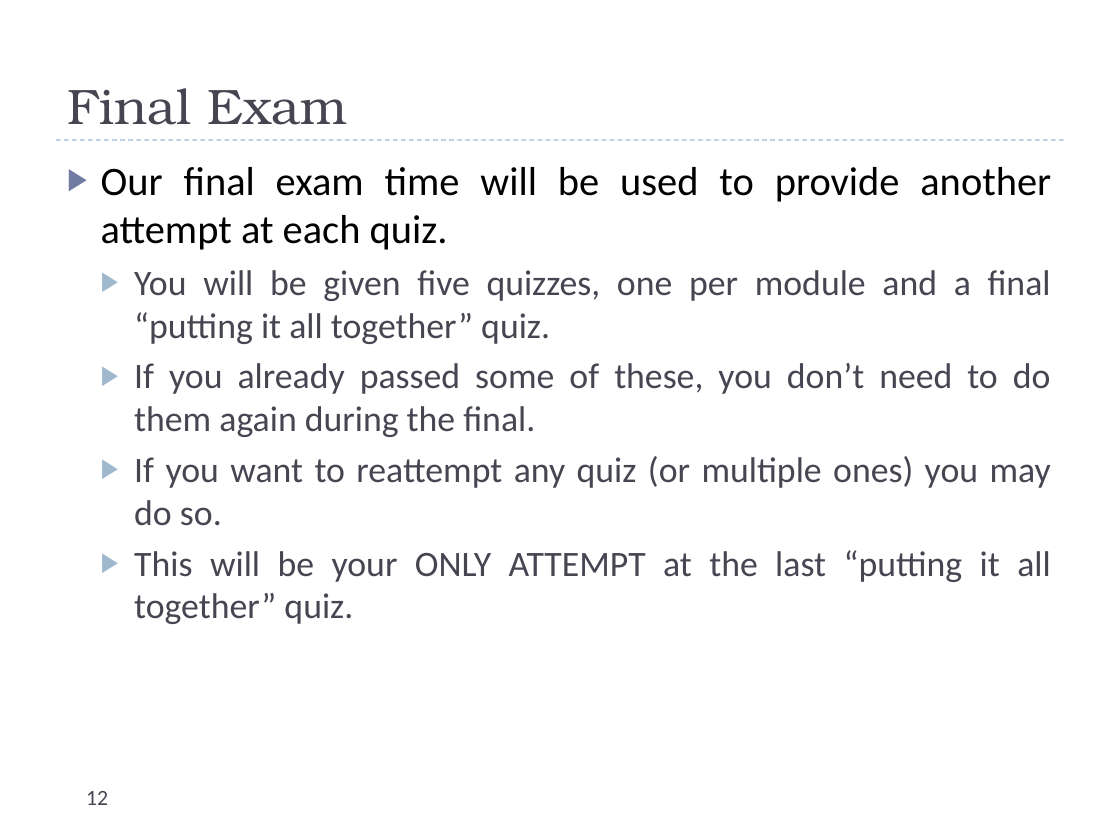
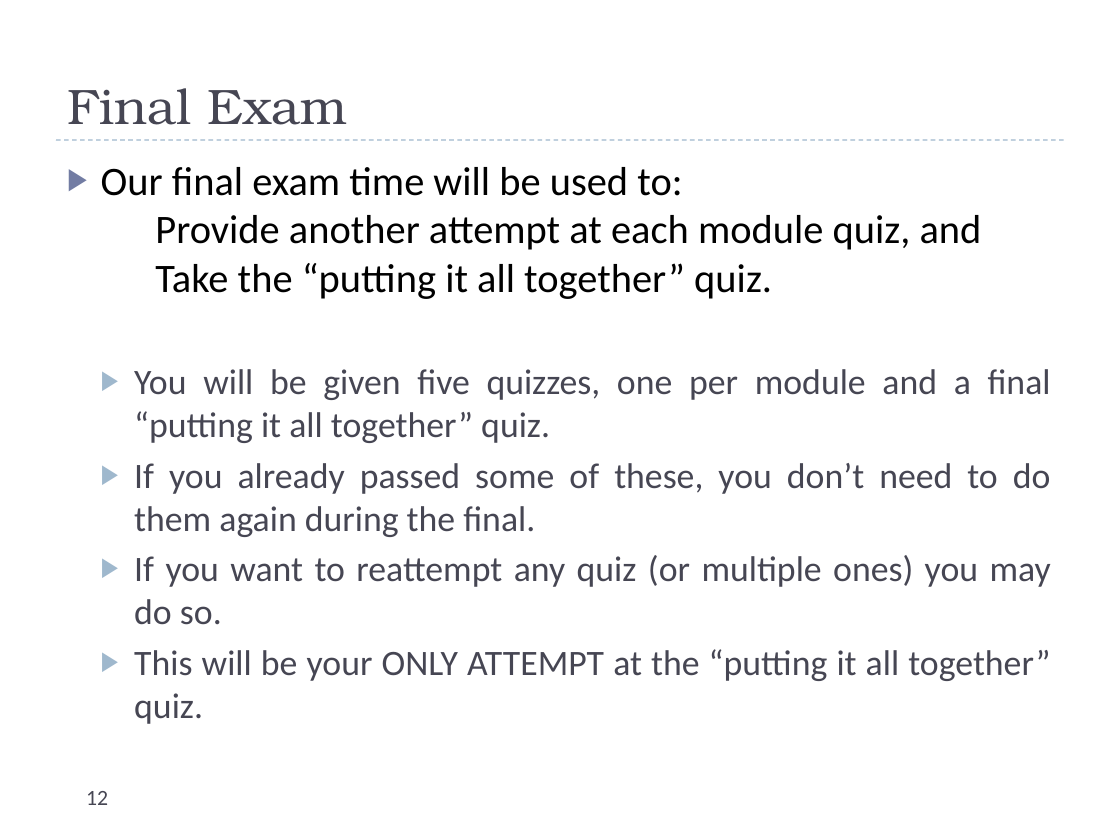
Before and after one commit to uva-cs/cs4102-f21, a slide deck: slide 12 of slides/courseintroduction.pptx. Drawn at 1120x840 pixels with LibreOffice and Linux fonts; fonts in the diff are those of the drawing. Boxes give left, top, right and bottom in pixels: in the first picture for what was removed or moved away, otherwise in the second. Text is boxed around its words. In the diff, an @@ line names an element or a change of style, - is before the commit and + after.

```diff
--- a/slides/courseintroduction.pptx
+++ b/slides/courseintroduction.pptx
@@ text at [101, 167, 982, 299]: text changed @@
-▶ Our final exam time will be used to provide another attempt at each quiz.
+▶ Our final exam time will be used to:
+  Provide another attempt at each module quiz, and
+  Take the “putting it all together” quiz.
@@ text at [134, 649, 1050, 724]: text changed @@
-  ▶ This will be your ONLY ATTEMPT at the last “putting it all together” quiz.
+  ▶ This will be your ONLY ATTEMPT at the “putting it all together” quiz.
```
Also in this commit, not shown: 5 other slides changed, 2 slides added.
